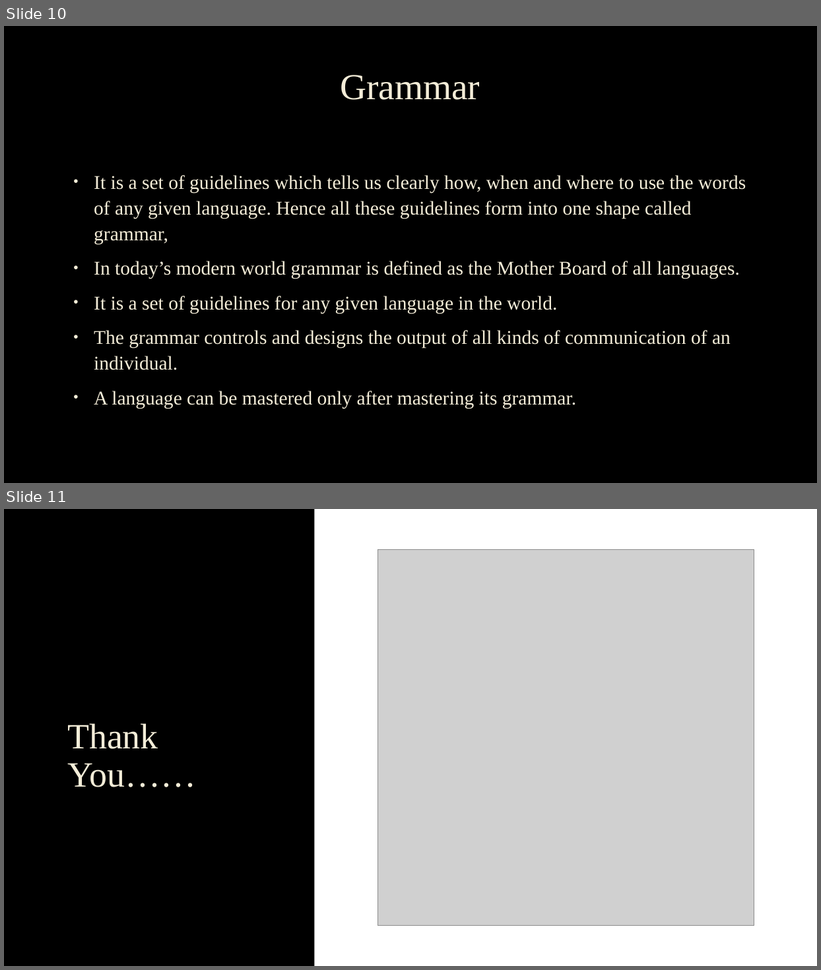
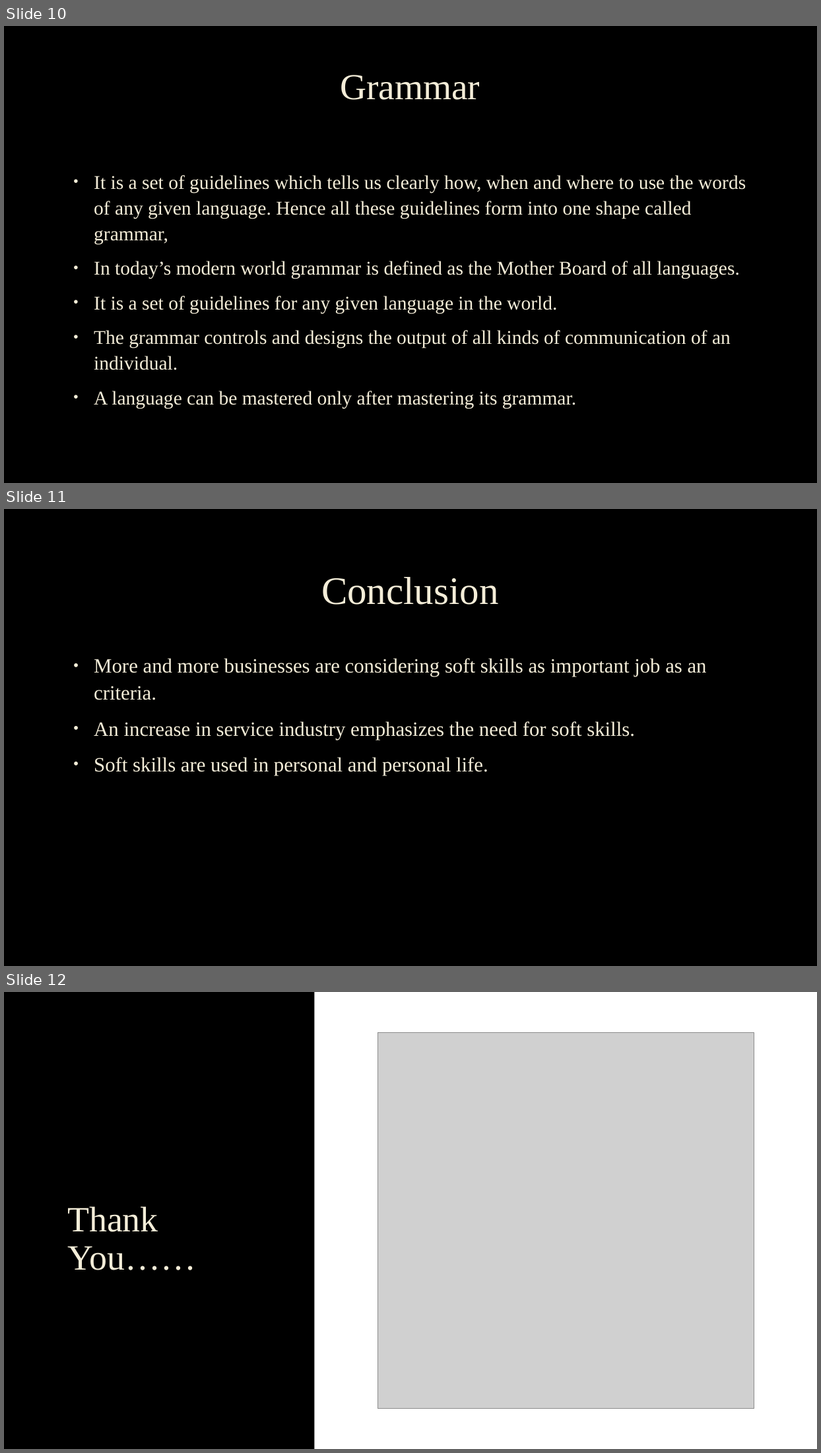
Before and after one commit to venkatesh9676/springboot, a slide deck: Soft and Communication Skills.pptx. Shown one above the other, each under a label of ours: slides 10 and 11 before the commit, slides 10, 11 and 12 after it. The pictures are 821x970 and 821x1453 pixels, drawn with LibreOffice and Linux fonts; fonts in the diff are those of the drawing; grey boxes stand for pictures; background and template pictures are left out. Boxes give left, top, right and bottom in pixels: in the first picture for what was removed or moved away, otherwise in the second. Text is boxed around its words. In the diff, an @@ line names an element or a change of style, - is before the commit and + after.

Commit message:
ppt2

```diff
--- a/Soft and Communication Skills.pptx
+++ b/Soft and Communication Skills.pptx
@@ slide 11 added at [4,509,817,966], background picture (left out) @@
@@ title added at [321,577,499,605], 46 pt, text #F4EDD8 @@
+Conclusion
@@ text added at [94,658,707,776], 24 pt, text #F4EDD8 @@
+• More and more businesses are considering soft skills as important job as an criteria.
+• An increase in service industry emphasizes the need for soft skills.
+• Soft skills are used in personal and personal life.
@@ what was slide 11 is now slide 12 @@
```
Also in this commit, not shown: 1 slide changed.
